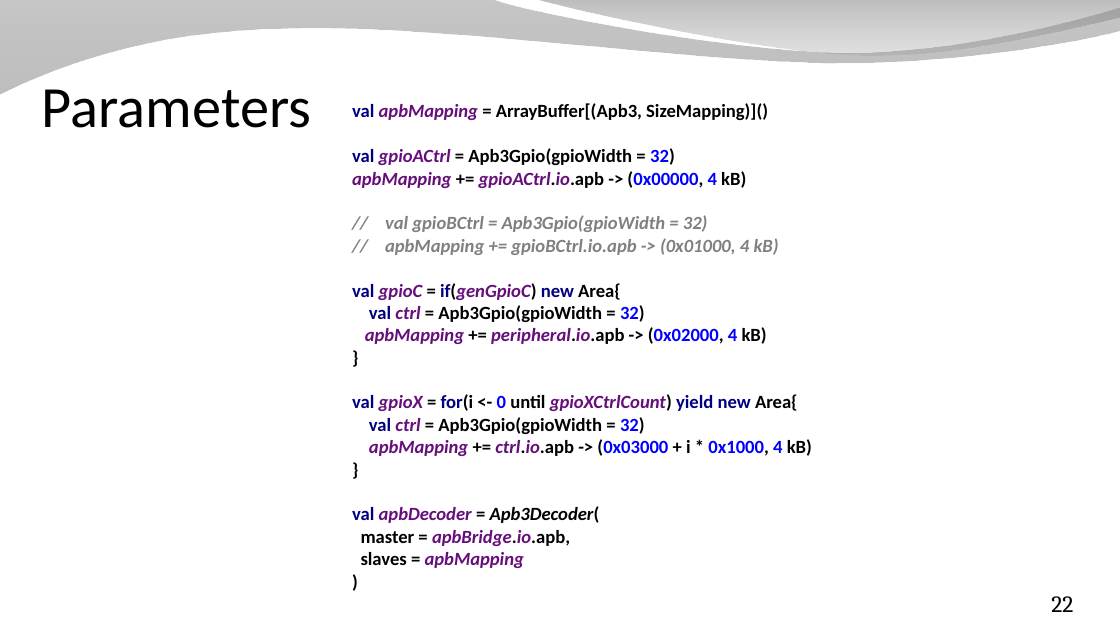
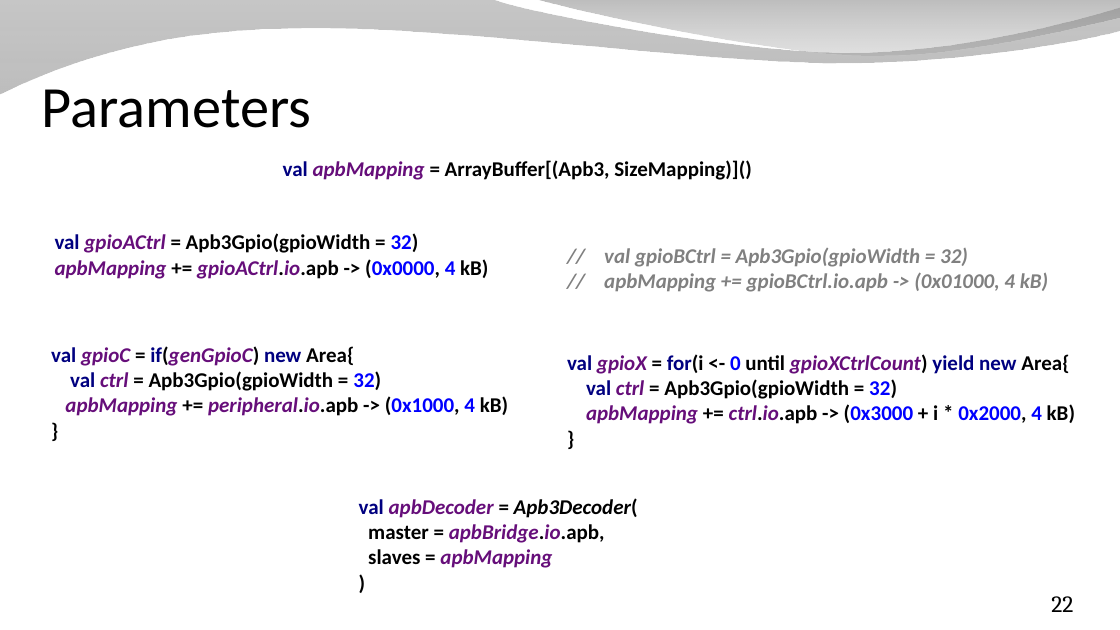
Before and after one commit to SpinalHDL/SpinalDoc, a slide deck: slide 22 of presentation/en/workshop/taste.odp. Drawn at 1120x630 pixels with LibreOffice and Linux fonts; fonts in the diff are those of the drawing; background and template pictures are left out. Boxes give left, top, right and bottom in pixels: in the first picture for what was removed or moved away, otherwise in the second. Text is boxed around its words. In the diff, an @@ line names an element or a change of style, - is before the commit and + after.

```diff
--- a/presentation/en/workshop/taste.odp
+++ b/presentation/en/workshop/taste.odp
@@ text added at [283,160,752,180], 18 pt, text #000000, bold @@
+val apbMapping = ArrayBuffer[(Apb3, SizeMapping)]()
@@ text added at [55,233,488,279], 18 pt, text #000000, bold @@
+val gpioACtrl = Apb3Gpio(gpioWidth = 32)
+apbMapping += gpioACtrl.io.apb -> (0x0000, 4 kB)
@@ text added at [604,248,1048,292], 18 pt, text #808080, bold, italic @@
+// val gpioBCtrl = Apb3Gpio(gpioWidth = 32)
+// apbMapping += gpioBCtrl.io.apb -> (0x01000, 4 kB)
@@ text added at [51,346,508,416], 18 pt, text #000000, bold @@
+val gpioC = if(genGpioC) new Area{
+val ctrl = Apb3Gpio(gpioWidth = 32)
+apbMapping += peripheral.io.apb -> (0x1000, 4 kB)
+}
@@ text at [567,354,1075,424]: text changed; size 16 to 18 pt @@
-val apbMapping = ArrayBuffer[(Apb3, SizeMapping)]()
-val gpioACtrl = Apb3Gpio(gpioWidth = 32)
-apbMapping += gpioACtrl.io.apb -> (0x00000, 4 kB)
-// val gpioBCtrl = Apb3Gpio(gpioWidth = 32)
-// apbMapping += gpioBCtrl.io.apb -> (0x01000, 4 kB)
-val gpioC = if(genGpioC) new Area{
-val ctrl = Apb3Gpio(gpioWidth = 32)
-apbMapping += peripheral.io.apb -> (0x02000, 4 kB)
-}
-val gpioX = for(i <- 0 until gpioXCtrlCount) yield new Area{
-val ctrl = Apb3Gpio(gpioWidth = 32)
-apbMapping += ctrl.io.apb -> (0x03000 + i * 0x1000, 4 kB)
-}
-val apbDecoder = Apb3Decoder(
-master = apbBridge.io.apb,
-slaves = apbMapping
-)
+val gpioX = for(i <- 0 until gpioXCtrlCount) yield new Area{
+val ctrl = Apb3Gpio(gpioWidth = 32)
+apbMapping += ctrl.io.apb -> (0x3000 + i * 0x2000, 4 kB)
+}
@@ text added at [359,498,638,568], 18 pt, text #000000, bold, italic @@
+val apbDecoder = Apb3Decoder(
+master = apbBridge.io.apb,
+slaves = apbMapping
+)
```
Also in this commit, not shown: 8 other slides changed, 7 other files.
